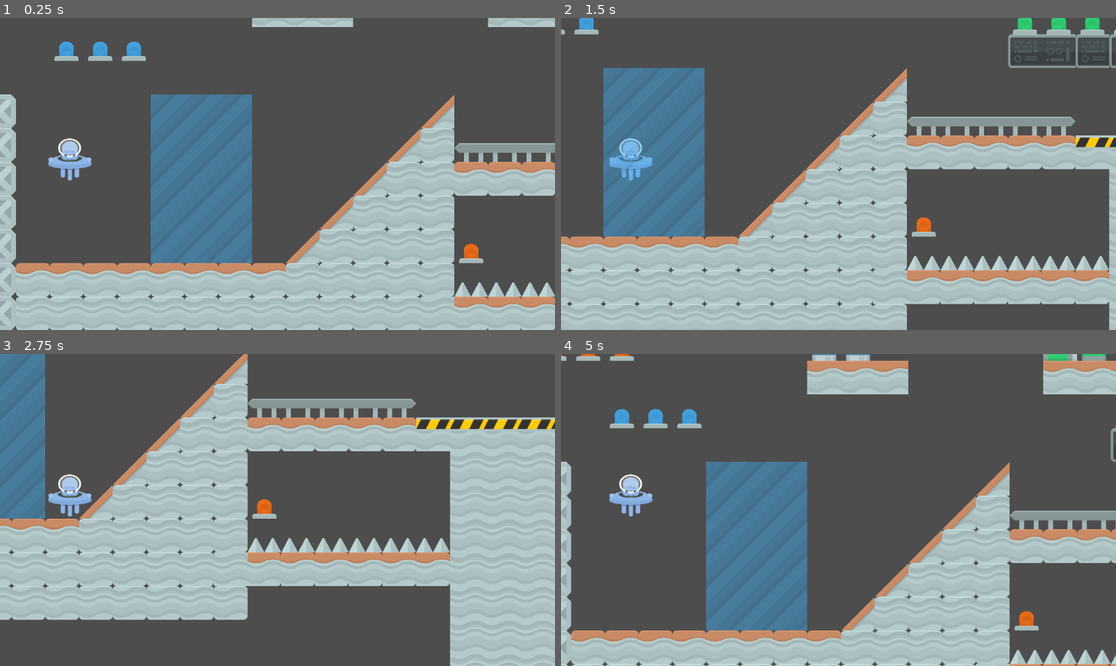
Above: before the commit, frames 1-4 (two rows, left to right).
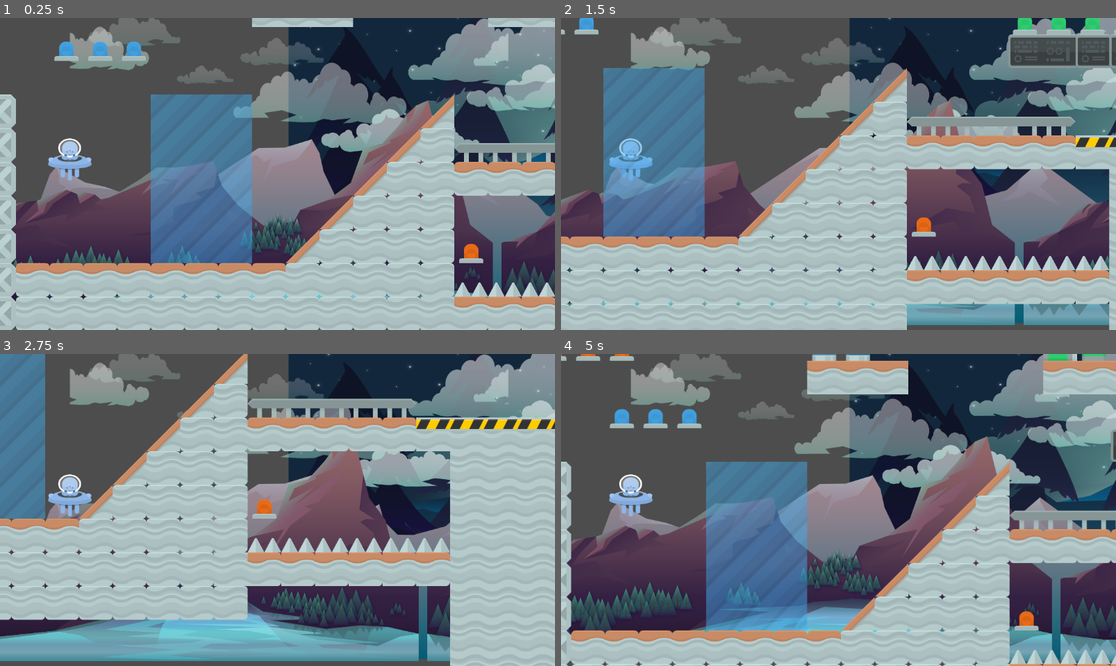
Above: after the commit, the same moments.

Repository: pisi774/Platform-Industrial
Game: Godot game, scene res://node_2d.tscn
Same seed, same stepped clock (60 frames per second), same inputs: the game is played once before the commit and once after it.
Inputs:
- Up to frame 1 (0.25 s): no input
- Up to frame 2 (1.5 s): tap Enter at 0.5 s; hold Right (ui_right) 0.53-1.28 s; hold Down (ui_down) from 1.28 s (still down)
- Up to frame 3 (2.75 s): release Down (ui_down) at 2.03 s; hold Right (ui_right) from 2.03 s (still down)
- Up to frame 4 (5 s): release Right (ui_right) at 2.78 s; hold Up (ui_up) 2.78-3.53 s; hold Left (ui_left) from 3.53 s (still down)

The runs differ from the first frame. In frame 1, 38% of the frame differs, in the area x 2-100%, y 0-91%; in frame 2, 32%; in frame 3, 35%; in frame 4, 44%, in the area x 1-100%, y 0-99%.

Commit message:
Adição de efeitos de parallax  com montanhas e nuvens
Adição de efeitos de parallax  com montanhas e nuvens

Diff:
--- a/industrial---platform/node_2d.tscn
+++ b/industrial---platform/node_2d.tscn
@@ -1,8 +1,15 @@
-[gd_scene load_steps=8 format=3 uid="uid://l7wfuadtwdk0"]
+[gd_scene load_steps=15 format=3 uid="uid://l7wfuadtwdk0"]
 
 [ext_resource type="Texture2D" uid="uid://bu1rv7dvsovpo" path="res://assets/platform/Tilesheet/platformerPack_industrial_tilesheet.png" id="1_wtcfe"]
+[ext_resource type="Texture2D" uid="uid://qwvta58jofg3" path="res://assets/assets-godot/Free-Horizontal-Game-Backgrounds/PNG/game_background_3/game_background_3.1.png" id="4_0hol4"]
+[ext_resource type="Texture2D" uid="uid://cuf64witpr6eb" path="res://assets/assets-godot/Free-Horizontal-Game-Backgrounds/PNG/game_background_1/layers/rocks_2.png" id="5_d21ai"]
 [ext_resource type="Script" uid="uid://cua4fd486hjuv" path="res://scripts/character_body_2d.gd" id="5_kdubu"]
 [ext_resource type="Texture2D" uid="uid://ybvfvvifjvgj" path="res://assets/alien/PNG/shipBlue_manned.png" id="5_q6r6c"]
+[ext_resource type="Texture2D" uid="uid://dahsex2wmb1xn" path="res://assets/assets-godot/Free-Horizontal-Game-Backgrounds/PNG/game_background_1/layers/rocks_1.png" id="5_rj586"]
+[ext_resource type="Texture2D" uid="uid://jllb4bebqusi" path="res://assets/assets-godot/Free-Horizontal-Game-Backgrounds/PNG/game_background_1/layers/clouds_1.png" id="6_d21ai"]
+[ext_resource type="Texture2D" uid="uid://chl8ajjoh6ul7" path="res://assets/assets-godot/Free-Horizontal-Game-Backgrounds/PNG/game_background_1/layers/clouds_2.png" id="7_ir8iy"]
+[ext_resource type="Texture2D" uid="uid://df47nmstbi06v" path="res://assets/assets-godot/Free-Horizontal-Game-Backgrounds/PNG/game_background_1/layers/clouds_3.png" id="8_hqns4"]
+[ext_resource type="Texture2D" uid="uid://cqd7x03nw7qwt" path="res://assets/assets-godot/Free-Horizontal-Game-Backgrounds/PNG/game_background_1/layers/clouds_4.png" id="9_x0ka3"]
 
 [sub_resource type="PhysicsMaterial" id="PhysicsMaterial_kdubu"]
 
@@ -1730,3 +1737,69 @@
 
 [node name="Camera2D" type="Camera2D" parent="TileMap/CharacterBody2D"]
 position = Vector2(432, 33)
+
+[node name="ParallaxBackground" type="ParallaxBackground" parent="."]
+scale = Vector2(0.6, 0.6)
+transform = Transform2D(0.6, 0, 0, 0.6, 0, 0)
+
+[node name="Sky" type="ParallaxLayer" parent="ParallaxBackground"]
+motion_scale = Vector2(0, 0)
+
+[node name="GameBackground3_1" type="Sprite2D" parent="ParallaxBackground/Sky"]
+position = Vector2(998.333, -90)
+scale = Vector2(1.174, 1)
+texture = ExtResource("4_0hol4")
+centered = false
+
+[node name="Rocks1" type="ParallaxLayer" parent="ParallaxBackground/Sky"]
+motion_scale = Vector2(0.5, 0)
+motion_mirroring = Vector2(1920, 0)
+
+[node name="sprite" type="Sprite2D" parent="ParallaxBackground/Sky/Rocks1"]
+position = Vector2(976.667, 515)
+texture = ExtResource("5_rj586")
+
+[node name="cloud1" type="ParallaxLayer" parent="ParallaxBackground/Sky"]
+motion_scale = Vector2(0.25, 0)
+motion_mirroring = Vector2(1920, 0)
+
+[node name="Clouds1" type="Sprite2D" parent="ParallaxBackground/Sky/cloud1"]
+position = Vector2(1000.17, 477)
+scale = Vector2(0.789757, 1)
+texture = ExtResource("6_d21ai")
+
+[node name="cloud2" type="ParallaxLayer" parent="ParallaxBackground/Sky"]
+motion_scale = Vector2(0.25, 0)
+motion_mirroring = Vector2(1920, 0)
+
+[node name="Clouds2" type="Sprite2D" parent="ParallaxBackground/Sky/cloud2"]
+position = Vector2(1533, 446)
+scale = Vector2(0.789583, 1)
+texture = ExtResource("7_ir8iy")
+
+[node name="cloud 3" type="ParallaxLayer" parent="ParallaxBackground/Sky"]
+motion_scale = Vector2(0.25, 0)
+motion_mirroring = Vector2(1920, 0)
+
+[node name="Clouds3" type="Sprite2D" parent="ParallaxBackground/Sky/cloud 3"]
+position = Vector2(1082.33, -86)
+scale = Vector2(1.67118, 1.23889)
+texture = ExtResource("8_hqns4")
+
+[node name="cloud 4" type="ParallaxLayer" parent="ParallaxBackground/Sky"]
+motion_scale = Vector2(0.25, 0)
+motion_mirroring = Vector2(1920, 0)
+
+[node name="Clouds4" type="Sprite2D" parent="ParallaxBackground/Sky/cloud 4"]
+position = Vector2(2643.33, 281.667)
+texture = ExtResource("9_x0ka3")
+
+[node name="Rocks2" type="ParallaxLayer" parent="ParallaxBackground"]
+motion_scale = Vector2(0.6, 0)
+motion_mirroring = Vector2(1920, 0)
+
+[node name="sprite" type="Sprite2D" parent="ParallaxBackground/Rocks2"]
+position = Vector2(23.3333, -16.6667)
+scale = Vector2(0.984375, 1)
+texture = ExtResource("5_d21ai")
+centered = false
